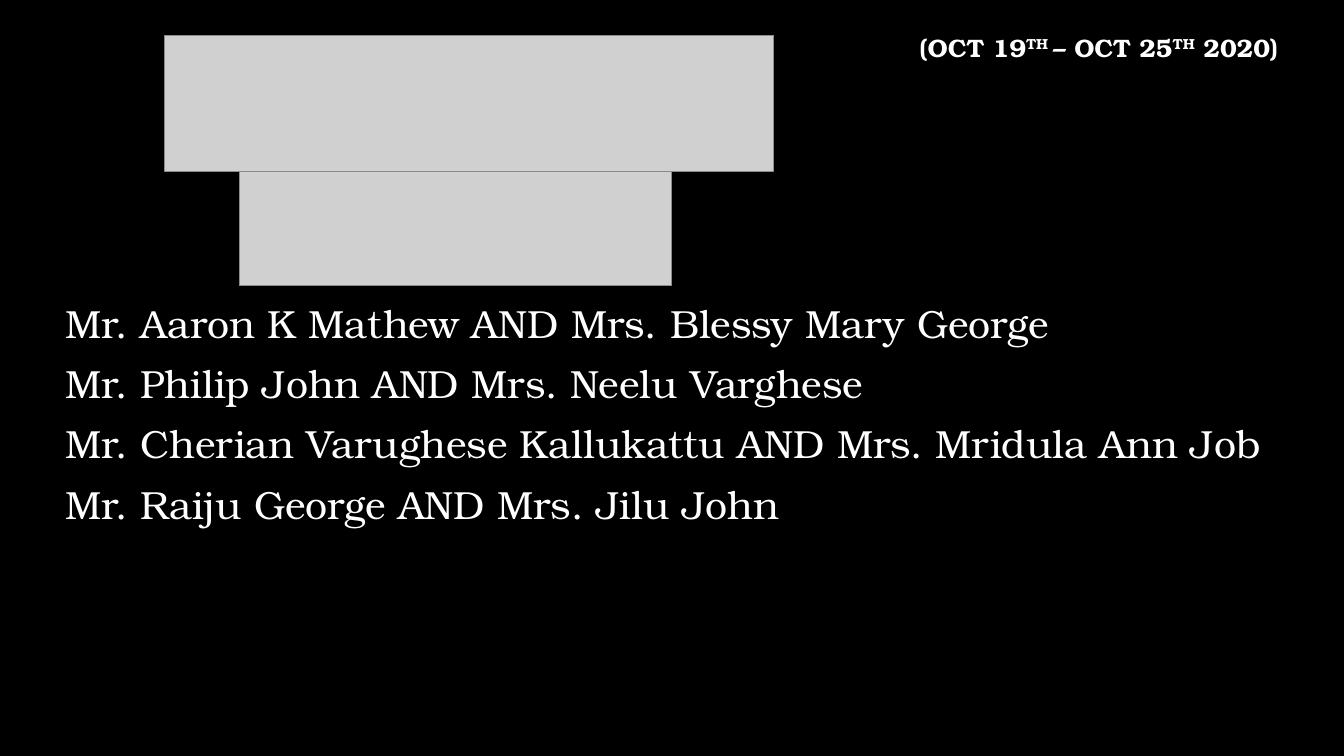
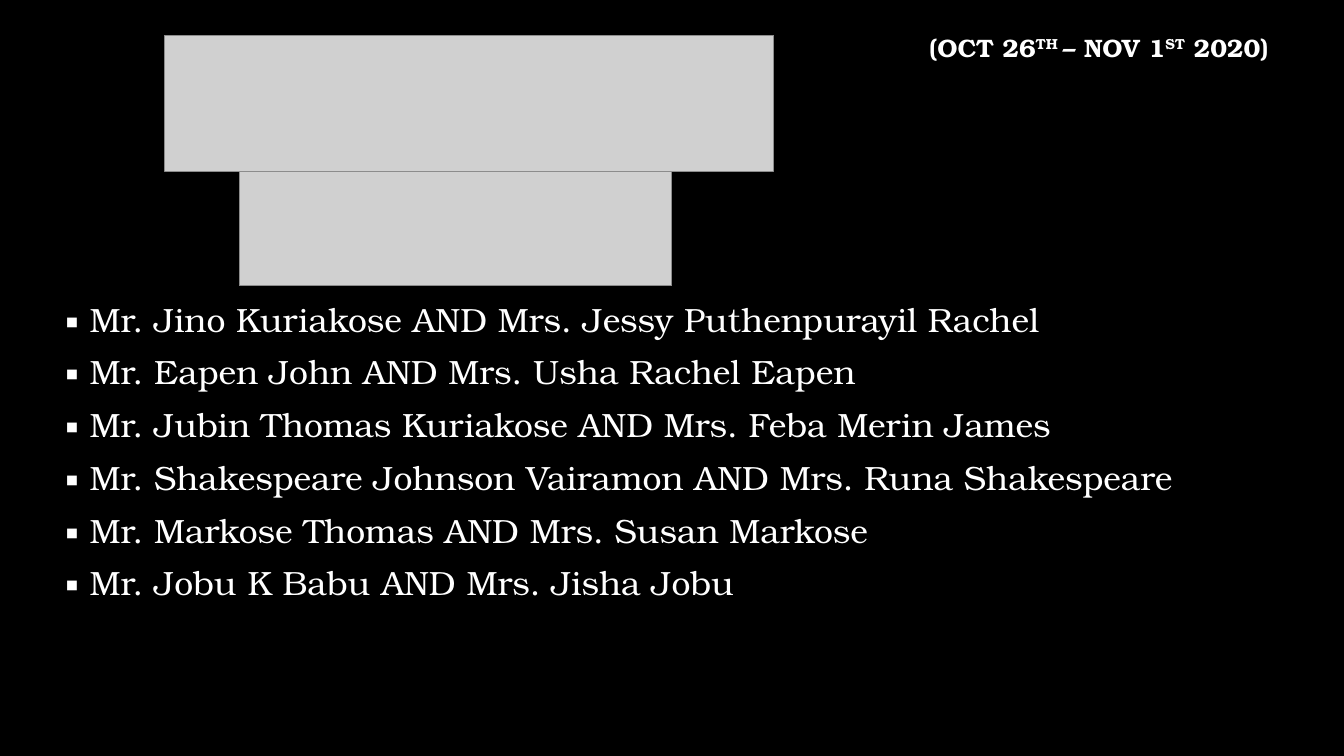
Before and after one commit to stoscsg/openlp-data, a slide deck: slide 2 of stosc_services/PPT/Birthday & Anniversaries.pptx. Drawn at 1344x756 pixels with LibreOffice and Linux fonts; fonts in the diff are those of the drawing; grey boxes stand for pictures; background and template pictures are left out. Boxes give left, top, right and bottom in pixels: in the first picture for what was removed or moved away, otherwise in the second. Text is boxed around its words. In the diff, an @@ line names an element or a change of style, - is before the commit and + after.

```diff
--- a/stosc_services/PPT/Birthday & Anniversaries.pptx
+++ b/stosc_services/PPT/Birthday & Anniversaries.pptx
@@ text at (929,38,1269,61): text changed @@
-(OCT 19TH – OCT 25TH 2020)
+(OCT 26TH – NOV 1ST 2020)
@@ text at (90,308,1173,596): text changed; size 28 to 24 pt @@
-Mr. Aaron K Mathew AND Mrs. Blessy Mary George
-Mr. Philip John AND Mrs. Neelu Varghese
-Mr. Cherian Varughese Kallukattu AND Mrs. Mridula Ann Job
-Mr. Raiju George AND Mrs. Jilu John
+▪️ Mr. Jino Kuriakose AND Mrs. Jessy Puthenpurayil Rachel
+▪️ Mr. Eapen John AND Mrs. Usha Rachel Eapen
+▪️ Mr. Jubin Thomas Kuriakose AND Mrs. Feba Merin James
+▪️ Mr. Shakespeare Johnson Vairamon AND Mrs. Runa Shakespeare
+▪️ Mr. Markose Thomas AND Mrs. Susan Markose
+▪️ Mr. Jobu K Babu AND Mrs. Jisha Jobu
```
Also in this commit, not shown: 1 other slide changed, 8 other files.
